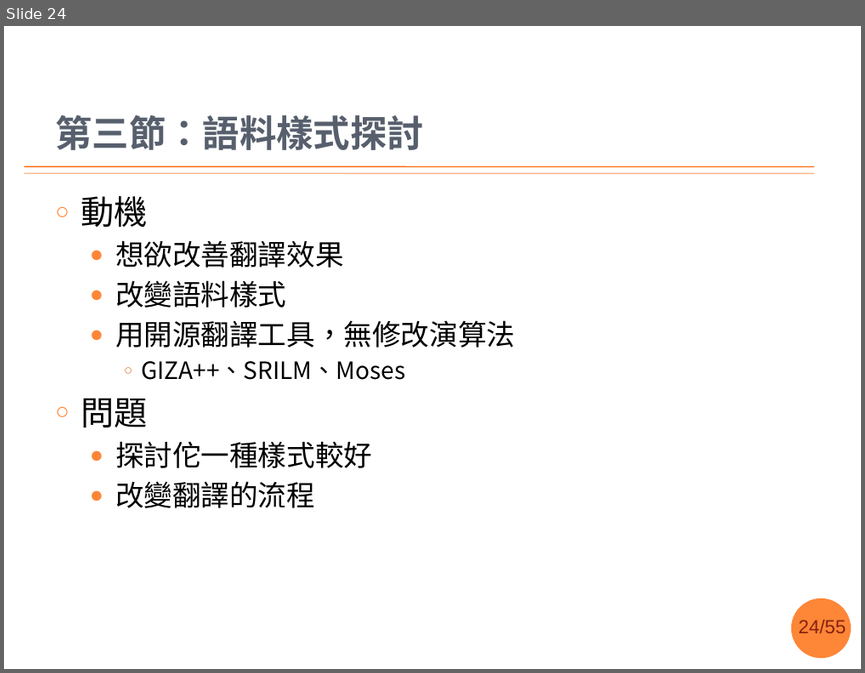
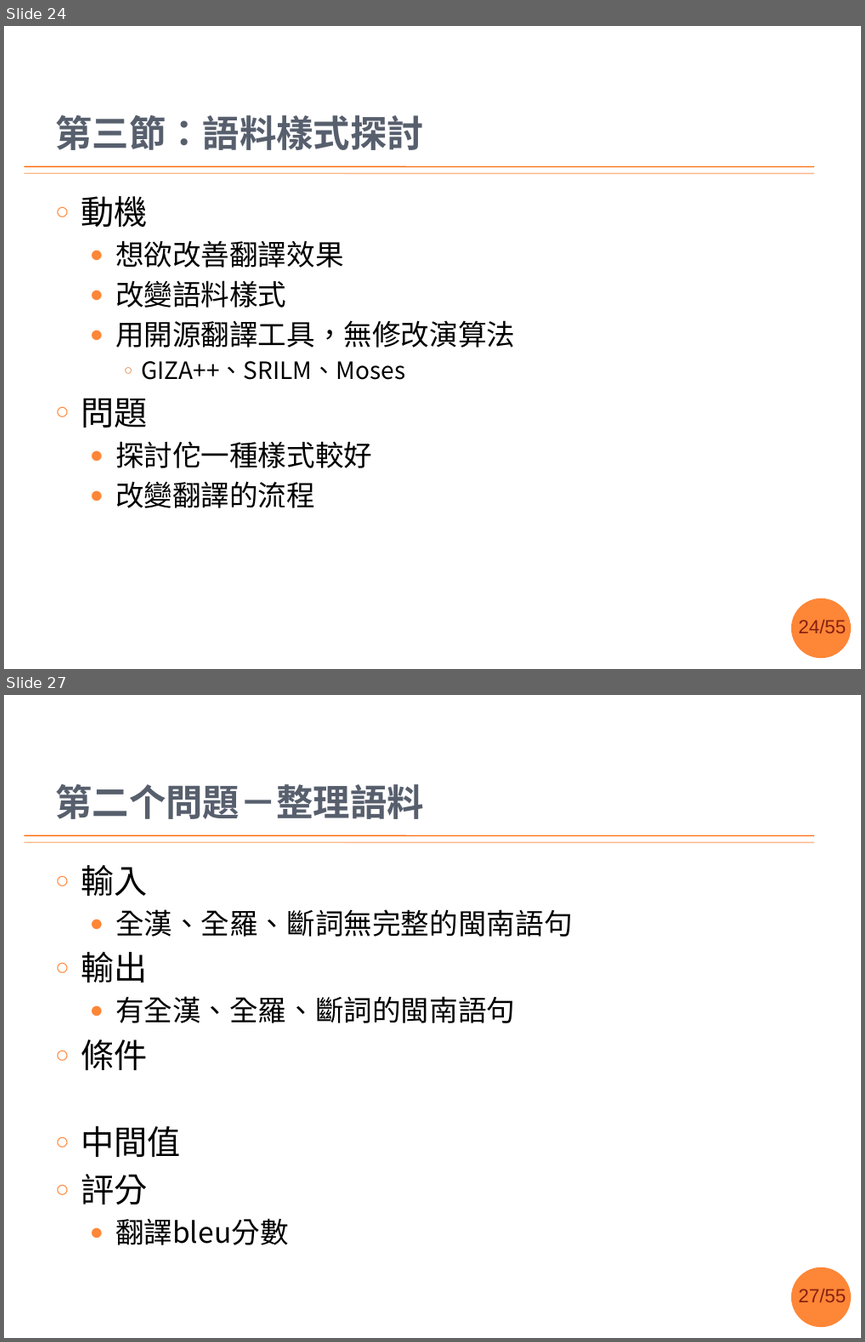
Before and after one commit to sih4sing5hong5/po3-ko3_tau5-iann2-phinn3, a slide deck: 翻譯報告.pptx. Shown one above the other, each under a label of ours: slide 24 before the commit, slides 24 and 27 after it; the slides between them are not shown. The pictures are 865x673 and 865x1342 pixels, drawn with LibreOffice and Linux fonts; fonts in the diff are those of the drawing; background and template pictures are left out. Boxes give left, top, right and bottom in pixels: in the first picture for what was removed or moved away, otherwise in the second. Text is boxed around its words. In the diff, an @@ line names an element or a change of style, - is before the commit and + after.

Commit message:
照張俊盛老師講的，共問題佮方法分出來 丞宏

```diff
--- a/翻譯報告.pptx
+++ b/翻譯報告.pptx
@@ slide 27 added at [4,695,861,1338], background #FFFFFF; not listed: 4 template elements that a slide beside it also shows @@
@@ title added at [55,784,424,819], 31 pt, text #575F6D, bold @@
+第二个問題－整理語料
@@ text added at [81,865,573,1245], 24 pt, text #000000 @@
+○ 輸入
+  ● 全漢、全羅、斷詞無完整的閩南語句
+○ 輸出
+  ● 有全漢、全羅、斷詞的閩南語句
+○ 條件
+○ 中間值
+○ 評分
+  ● 翻譯bleu分數
```
Also in this commit, not shown: 12 slides changed, 6 other slides added.
